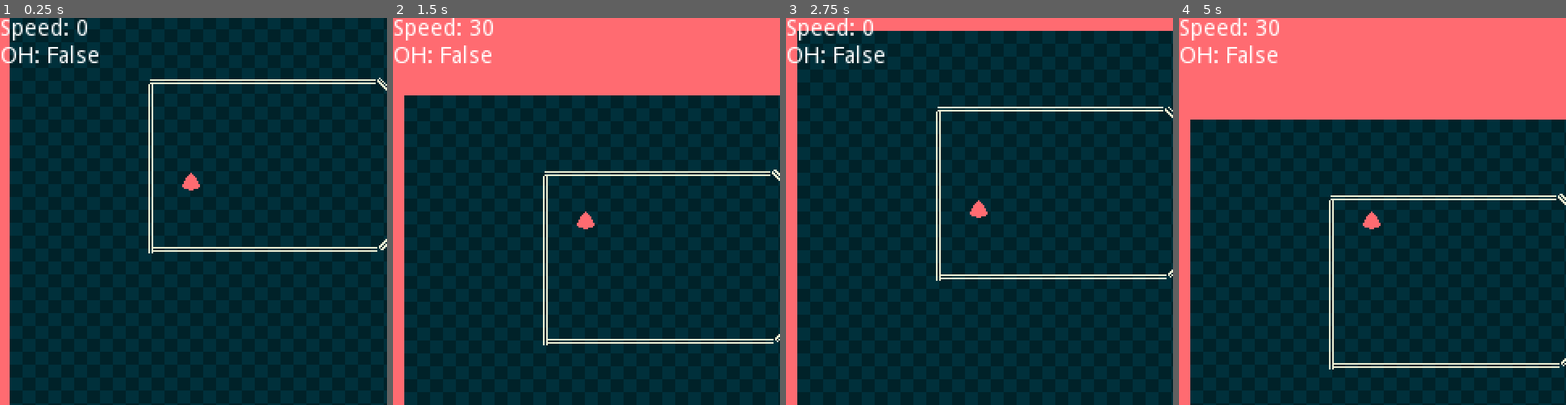
Above: before the commit, frames 1-4 (left to right).
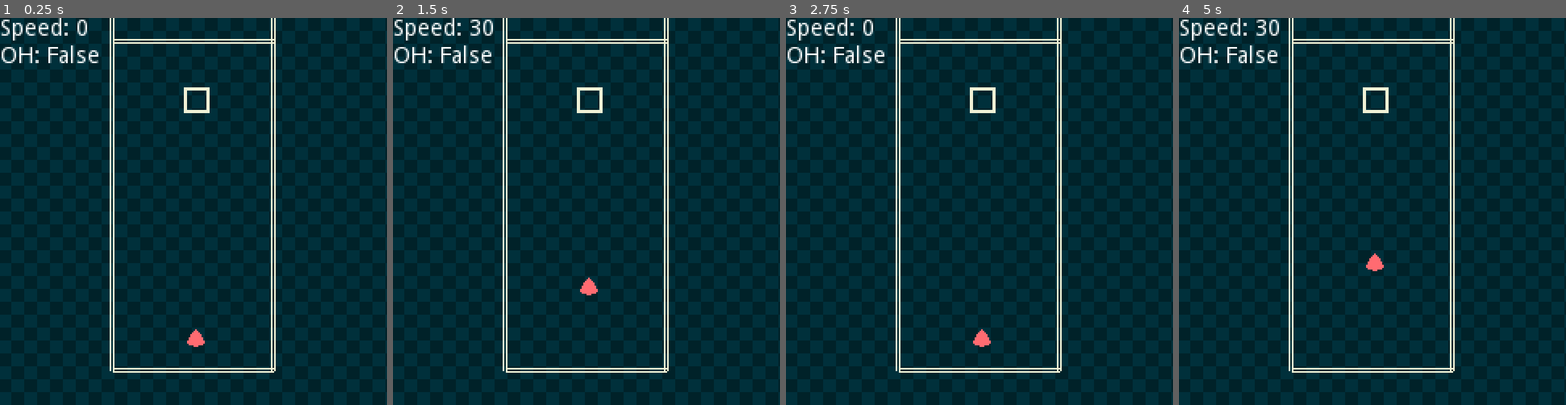
Above: after the commit, the same moments.

Repository: Brin-o/WiggleEngine
Game: Godot game, scene res://WiggleEngine.tscn
The game is run twice, just before and just after one commit, with the same random seed, the same clock (stepped at 60 frames per second) and the same inputs.
Inputs (mouse positions are in pixels of both pictures, inside the frame that each line leads up to):
- Up to frame 1 (0.25 s): no input
- Up to frame 2 (1.5 s): tap Enter (ui_accept) at 0.5, 0.77 s; move the mouse to (671, 192) at 0.52 s; hold L (editor_scale_right, bound only before the commit) 0.53-1.25 s; tap R (r) at 0.6 s; click (671, 192) at 0.67 s; tap Shift at 0.8 s; drag from (509, 230) to (567, 288) at 1.27 s
- Up to frame 3 (2.75 s): move the mouse to (1018, 126) at 2.02 s; hold J (editor_scale_left, bound only before the commit) from 2.03 s (still down); tap R (r) at 2.1 s; click (1018, 126) at 2.17 s; tap Shift at 2.3 s
- Up to frame 4 (5 s): release J (editor_scale_left, bound only before the commit) at 2.75 s; drag from (1353, 288) to (1256, 153) at 2.77 s; tap Enter (ui_accept) at 3.5, 3.77 s; move the mouse to (1488, 269) at 3.52 s; hold L (editor_scale_right, bound only before the commit) 3.53-4.25 s; tap R (r) at 3.6 s; click (1488, 269) at 3.67 s; tap Shift at 3.8 s; tap N (editor_cycle, bound only before the commit) at 4.15 s; drag from (1256, 153) to (1372, 223) at 4.27 s

The runs differ from the first frame. In frame 1, 6.5% of the frame differs, in the area x 0-100%, y 0-100%; in frame 2, 25%; in frame 3, 9.9%; in frame 4, 31%.

Commit message:
new git ignore, build snapping

Diff:
--- a/Scenes/TestWorld.tscn
+++ b/Scenes/TestWorld.tscn
@@ -31,7 +31,6 @@
 [node name="LevelBuilder" type="Node2D" parent="."]
 position = Vector2( 0, 1 )
 script = ExtResource( 3 )
-selected_num = 1
 target_path = NodePath("../LVL")
 
 [node name="Label" type="Label" parent="LevelBuilder"]
@@ -42,93 +41,106 @@
 [node name="BuildingBlocks" type="Node2D" parent="LevelBuilder"]
 
 [node name="Wall" parent="LevelBuilder/BuildingBlocks" instance=ExtResource( 4 )]
-visible = false
-position = Vector2( -210.52, 104.985 )
-rotation = 32.9867
-scale = Vector2( 11, 45 )
+position = Vector2( 528, 224 )
+rotation = 1.309
+scale = Vector2( 1, 60 )
 
 [node name="OverheatWall" parent="LevelBuilder/BuildingBlocks" instance=ExtResource( 5 )]
-position = Vector2( 781.737, -230.07 )
-rotation = 32.9867
-scale = Vector2( 11, 45 )
+visible = false
+position = Vector2( 496, 272 )
+rotation = 0.785398
 
 [node name="LVL" type="Node2D" parent="."]
 
-[node name="Wall" type="StaticBody2D" parent="LVL" groups=["wall"] instance=ExtResource( 4 )]
+[node name="Wall" parent="LVL" instance=ExtResource( 4 )]
 position = Vector2( 226.118, 48.7397 )
 rotation = -1.5708
 scale = Vector2( 1, 140 )
 
-[node name="Wall2" type="StaticBody2D" parent="LVL" groups=["wall"] instance=ExtResource( 4 )]
+[node name="Wall2" parent="LVL" instance=ExtResource( 4 )]
 position = Vector2( 227.802, 153.129 )
 rotation = -1.5708
 scale = Vector2( 1, 140 )
 
-[node name="Wall3" type="StaticBody2D" parent="LVL" groups=["wall"] instance=ExtResource( 4 )]
+[node name="Wall3" parent="LVL" instance=ExtResource( 4 )]
 position = Vector2( 464.08, 44.8111 )
 rotation = -1.5708
 scale = Vector2( 1, 140 )
 
-[node name="Wall4" type="StaticBody2D" parent="LVL" groups=["wall"] instance=ExtResource( 4 )]
+[node name="Wall4" parent="LVL" instance=ExtResource( 4 )]
 position = Vector2( 461.835, 155.374 )
 rotation = -1.5708
 scale = Vector2( 1, 140 )
 
-[node name="Wall5" type="StaticBody2D" parent="LVL" groups=["wall"] instance=ExtResource( 4 )]
+[node name="Wall5" parent="LVL" instance=ExtResource( 4 )]
 position = Vector2( 230.047, 153.129 )
 rotation = 0.785397
 scale = Vector2( 1, 40 )
 
-[node name="Wall6" type="StaticBody2D" parent="LVL" groups=["wall"] instance=ExtResource( 4 )]
+[node name="Wall6" parent="LVL" instance=ExtResource( 4 )]
 position = Vector2( 297.394, 73.4339 )
 rotation = 0.785397
 scale = Vector2( 1, 40 )
 
-[node name="Wall7" type="StaticBody2D" parent="LVL" groups=["wall"] instance=ExtResource( 4 )]
+[node name="Wall7" parent="LVL" instance=ExtResource( 4 )]
 position = Vector2( 227.802, 48.7397 )
 rotation = 2.35619
 scale = Vector2( 1, 40 )
 
-[node name="Wall8" type="StaticBody2D" parent="LVL" groups=["wall"] instance=ExtResource( 4 )]
+[node name="Wall8" parent="LVL" instance=ExtResource( 4 )]
 position = Vector2( 294.588, 127.873 )
 rotation = 2.35619
 scale = Vector2( 1, 40 )
 
-[node name="Wall9" type="StaticBody2D" parent="LVL" groups=["wall"] instance=ExtResource( 4 )]
+[node name="Wall9" parent="LVL" instance=ExtResource( 4 )]
 position = Vector2( 86.3714, 50.9846 )
 rotation = -3.14159
 scale = Vector2( 1, 105 )
 
-[node name="Wall10" type="StaticBody2D" parent="LVL" groups=["wall"] instance=ExtResource( 4 )]
+[node name="Wall10" parent="LVL" instance=ExtResource( 4 )]
 position = Vector2( 462.957, 50.9846 )
 rotation = -3.14159
 scale = Vector2( 1, 105 )
 
-[node name="OverheatWall" type="StaticBody2D" parent="LVL" groups=["gate_overheat", "wall"] instance=ExtResource( 5 )]
-modulate = Color( 0.509804, 0.509804, 0.509804, 1 )
+[node name="OverheatWall" parent="LVL" instance=ExtResource( 5 )]
 position = Vector2( 258.108, 124.506 )
 rotation = -5.56284e-07
 scale = Vector2( 1, 50 )
-collision_layer = 2
-collision_mask = 0
 
-[node name="OverheatWall2" type="StaticBody2D" parent="LVL" groups=["gate_overheat", "wall"] instance=ExtResource( 5 )]
-modulate = Color( 0.509804, 0.509804, 0.509804, 1 )
+[node name="OverheatWall2" parent="LVL" instance=ExtResource( 5 )]
 position = Vector2( 294.588, 126.19 )
 rotation = -5.56284e-07
 scale = Vector2( 1, 50 )
-collision_layer = 2
-collision_mask = 0
 
-[node name="Wall11" type="StaticBody2D" parent="LVL" groups=["wall"] instance=ExtResource( 4 )]
+[node name="Wall11" parent="LVL" instance=ExtResource( 4 )]
 position = Vector2( 253.618, 75.6788 )
 rotation = 1.57079
 scale = Vector2( 1, 45 )
 
-[node name="Wall12" type="StaticBody2D" parent="LVL" groups=["wall"] instance=ExtResource( 4 )]
+[node name="Wall12" parent="LVL" instance=ExtResource( 4 )]
 position = Vector2( 254.741, 125.628 )
 rotation = 1.57079
 scale = Vector2( 1, 45 )
+
+[node name="Wall13" parent="LVL" instance=ExtResource( 4 )]
+position = Vector2( 312.918, 232.912 )
+rotation = 1.309
+scale = Vector2( 1, 65 )
+
+[node name="Wall14" parent="LVL" instance=ExtResource( 4 )]
+position = Vector2( 306.853, 236.551 )
+rotation = 2.61799
+scale = Vector2( 1, 85 )
+
+[node name="Wall15" parent="LVL" instance=ExtResource( 4 )]
+position = Vector2( 391.758, 234.934 )
+rotation = -2.61799
+scale = Vector2( 1, 85 )
+
+[node name="Wall16" parent="LVL" instance=ExtResource( 4 )]
+position = Vector2( 385.693, 270.513 )
+rotation = -0.785398
+scale = Vector2( 1, 85 )
 
 [node name="LevelEnd" parent="." instance=ExtResource( 6 )]
 position = Vector2( 417, 101 )
--- a/Scripts/LevelBuilder.gd
+++ b/Scripts/LevelBuilder.gd
@@ -1,14 +1,12 @@
 tool
 extends Node2D
 
-
-export var selected_num : int = 0
+export var selected_num: int = 0
 var blocks
 var selected_node
 
-export (NodePath) var target_path
-
-
+export(NodePath) var target_path
+export var grid_size: int = 16
 
 
 func _enter_tree():
@@ -50,14 +48,20 @@
 	event.physical_scancode = KEY_L
 	InputMap.action_add_event("editor_scale_right", event)
 
+	if not InputMap.has_action("editor_shift"):
+		InputMap.add_action("editor_shift")
+	event = InputEventKey.new()
+	event.physical_scancode = KEY_SHIFT
+	InputMap.action_add_event("editor_shift", event)
+
 
 var target_rotation = 0
 var target_scale := Vector2(1, 100)
 
+
 func _process(delta):
 	if Engine.editor_hint:
 		var build_target = get_node(target_path)
-
 
 		blocks = $BuildingBlocks.get_children()
 		for n in blocks:
@@ -67,18 +71,38 @@
 
 		selected_node = blocks[selected_num]
 		selected_node.visible = true
-		selected_node.global_position = get_global_mouse_position()
+		var _pos = get_global_mouse_position()
+		_pos.x = int(_pos.x) - int(_pos.x) % grid_size
+		_pos.y = int(_pos.y) - int(_pos.y) % grid_size
+		selected_node.global_position = _pos
 
-
-		if Input.is_action_just_pressed("editor_cycle"): selected_num+=1
+		var shift = Input.is_action_pressed("editor_shift")
+		if Input.is_action_just_pressed("editor_cycle"):
+			selected_num += 1
 
 		#edit currently selected node
-		if Input.is_action_just_pressed("editor_rotate"): target_rotation += 15
-		if Input.is_action_just_pressed("editor_scale_up"): target_scale.y += 5
-		if Input.is_action_just_pressed("editor_scale_down"): target_scale.y -= 5
-		if Input.is_action_just_pressed("editor_scale_left"): target_scale.x -= 5
-		if Input.is_action_just_pressed("editor_scale_right"): target_scale.x += 5
-
+		if Input.is_action_just_pressed("editor_rotate"):
+			target_rotation += 15
+		if (
+			Input.is_action_just_pressed("editor_scale_up")
+			or (Input.is_action_pressed("editor_scale_up") and shift)
+		):
+			target_scale.y += 5
+		if (
+			Input.is_action_just_pressed("editor_scale_down")
+			or (Input.is_action_pressed("editor_scale_down") and shift)
+		):
+			target_scale.y -= 5
+		if (
+			Input.is_action_just_pressed("editor_scale_left")
+			or (Input.is_action_pressed("editor_scale_left") and shift)
+		):
+			target_scale.x -= 5
+		if (
+			Input.is_action_just_pressed("editor_scale_right")
+			or (Input.is_action_pressed("editor_scale_right") and shift)
+		):
+			target_scale.x += 5
 
 		selected_node.rotation_degrees = target_rotation
 		selected_node.scale = target_scale
@@ -96,12 +120,12 @@
 		pass
 		#selected_node = get_children()[0]
 
+
 func debugtxt():
 	$Label.text += "SelNum: " + str(selected_num) + "\n"
 	$Label.text += "Selected: " + selected_node.name + "\n"
 
 
-
 func _input(event):
 	if event is InputEventMouseButton:
 		print(Input.is_action_just_pressed("ui_editor_next"))
--- a/WiggleEngine.tscn
+++ b/WiggleEngine.tscn
@@ -4,7 +4,7 @@
 [ext_resource path="res://Resaources/Squareskew.ttf" type="DynamicFontData" id=2]
 [ext_resource path="res://Shaders/Recolour.tscn" type="PackedScene" id=3]
 [ext_resource path="res://Scripts/WiggleSettings.gd" type="Script" id=4]
-[ext_resource path="res://Scenes/TestWorld.tscn" type="PackedScene" id=5]
+[ext_resource path="res://Levels/Level1.tscn" type="PackedScene" id=5]
 [ext_resource path="res://Scripts/Debug.gd" type="Script" id=8]
 
 [sub_resource type="DynamicFont" id=2]
@@ -32,7 +32,7 @@
 handle_input_locally = false
 render_target_update_mode = 3
 
-[node name="TestWorld" parent="ViewportContainer/Viewport" instance=ExtResource( 5 )]
+[node name="Level1" parent="ViewportContainer/Viewport" instance=ExtResource( 5 )]
 
 [node name="Interface" type="CanvasLayer" parent="."]
 layer = 0
Binary file added: GIFs/vozi2_editor.gif
Not shown, added: .DS_Store
Not shown, changed: .gitignore
Not shown, added: GIFs/vozi3_game.gif
